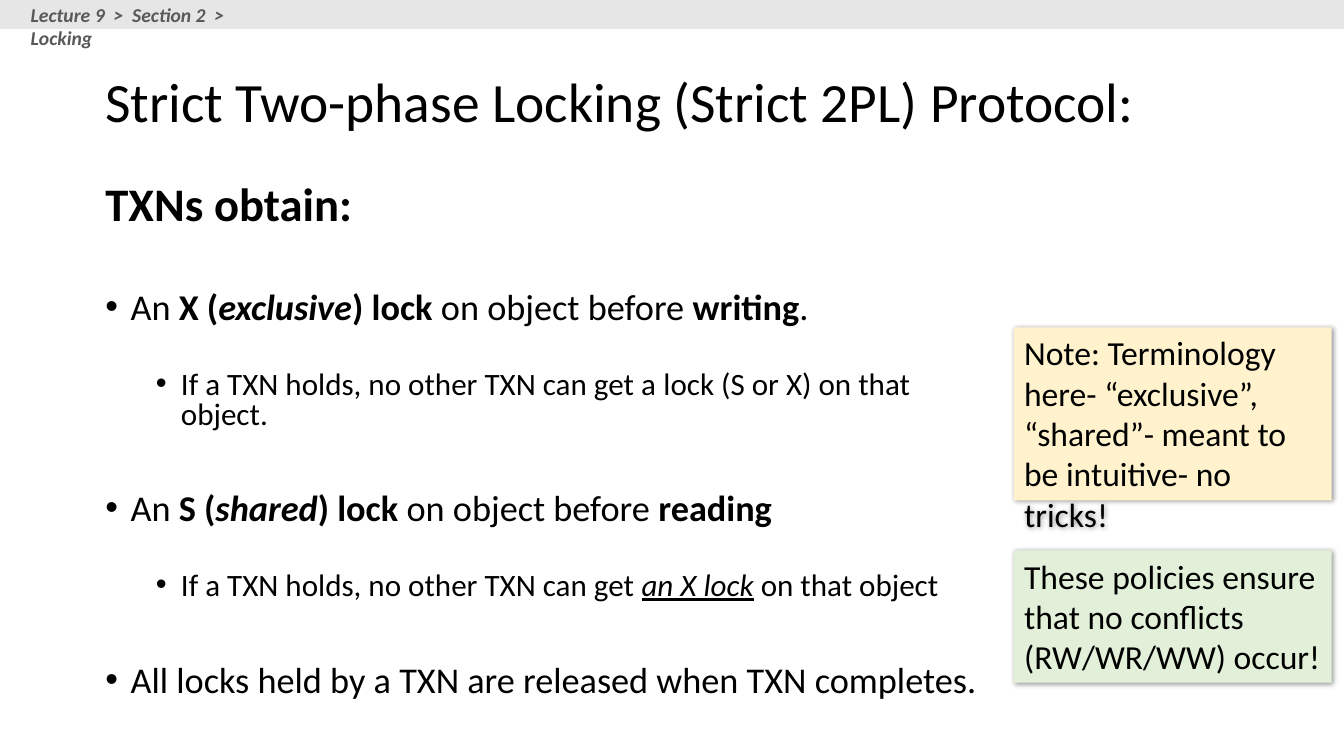
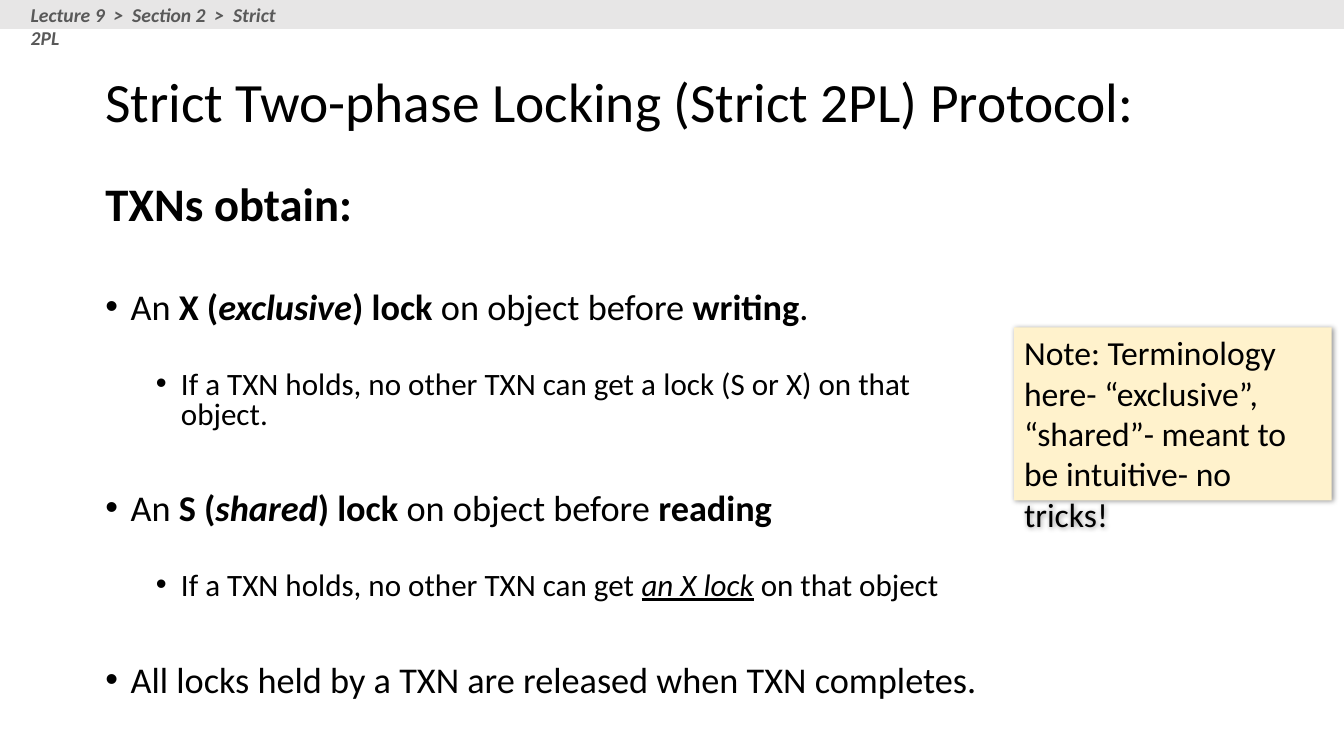
Before and after one commit to XIEQ/cs145-notebooks, a slide deck: slide 105 of lecture-8-9/Lectures_8_9_TXNs.pptx (slide 91 before the commit). Drawn at 1344x756 pixels with LibreOffice and Linux fonts; fonts in the diff are those of the drawing. Boxes give left, top, right and bottom in pixels: in the first picture for what was removed or moved away, otherwise in the second. Text is boxed around its words. In the diff, an @@ line names an element or a change of style, - is before the commit and + after.

```diff
--- a/lecture-8-9/Lectures_8_9_TXNs.pptx
+++ b/lecture-8-9/Lectures_8_9_TXNs.pptx
@@ text at (x1=31, y1=8, x2=276, y2=45): text changed @@
-Lecture 9 > Section 2 > Locking
+Lecture 9 > Section 2 > Strict 2PL
@@ rectangle removed at (x1=1014, y1=551, x2=1332, y2=683) @@
-These policies ensure that no conflicts (RW/WR/WW) occur!
```
Also in this commit, not shown: 13 other slides changed, 19 slides added, 11 slides removed, 2 other files.
